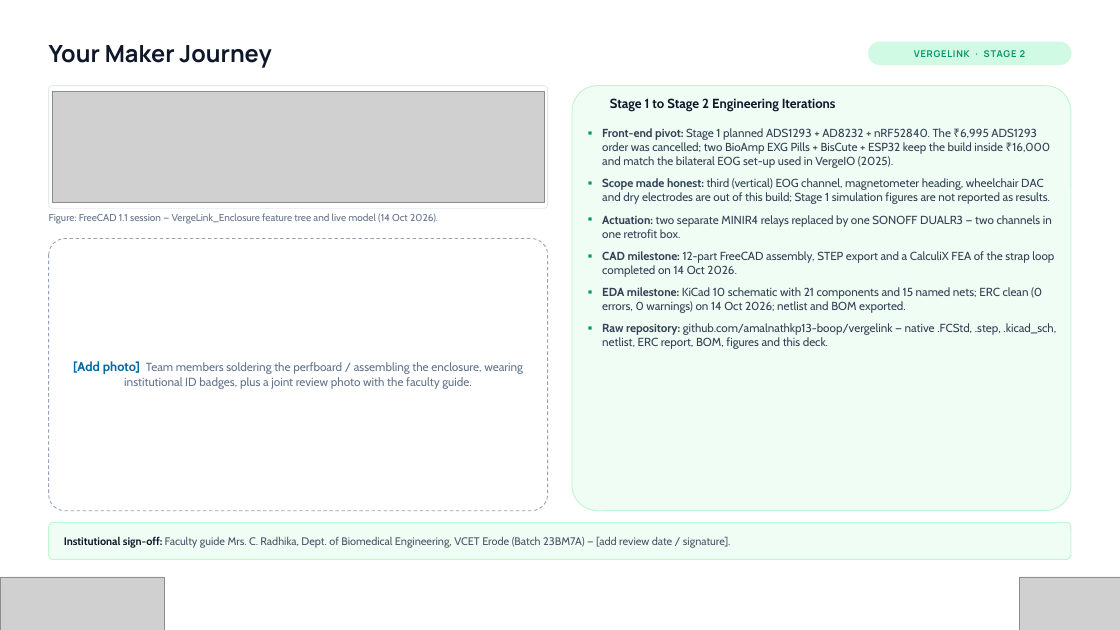
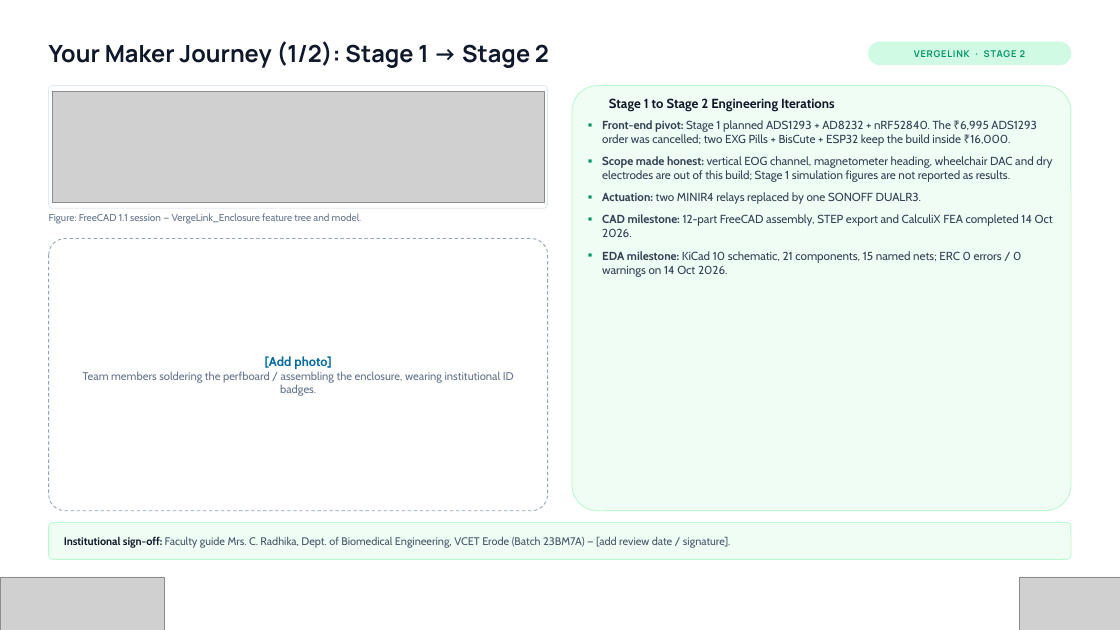
Before and after one commit to amalnathkp13-boop/vergelink, a slide deck: slide 12 of presentation/VergeLink_Vishwakarma_Stage2.pptx (slide 7 before the commit). Drawn at 1120x630 pixels with LibreOffice and Linux fonts; fonts in the diff are those of the drawing; grey boxes stand for pictures; background and template pictures are left out. Boxes give left, top, right and bottom in pixels: in the first picture for what was removed or moved away, otherwise in the second. Text is boxed around its words. In the diff, an @@ line names an element or a change of style, - is before the commit and + after.

```diff
--- a/presentation/VergeLink_Vishwakarma_Stage2.pptx
+++ b/presentation/VergeLink_Vishwakarma_Stage2.pptx
@@ text at (49, 41, 549, 68): text changed @@
-Your Maker Journey
+Your Maker Journey (1/2): Stage 1 → Stage 2
@@ text at (602, 120, 1053, 277): text changed @@
-▪ Front-end pivot: Stage 1 planned ADS1293 + AD8232 + nRF52840. The ₹6,995 ADS1293 order was cancelled; two BioAmp EXG Pills + BisCute + ESP32 keep the build inside ₹16,000 and match the bilateral EOG set-up used in VergeIO (2025).
-▪ Scope made honest: third (vertical) EOG channel, magnetometer heading, wheelchair DAC and dry electrodes are out of this build; Stage 1 simulation figures are not reported as results.
-▪ Actuation: two separate MINIR4 relays replaced by one SONOFF DUALR3 — two channels in one retrofit box.
-▪ CAD milestone: 12-part FreeCAD assembly, STEP export and a CalculiX FEA of the strap loop completed on 14 Oct 2026.
-▪ EDA milestone: KiCad 10 schematic with 21 components and 15 named nets; ERC clean (0 errors, 0 warnings) on 14 Oct 2026; netlist and BOM exported.
-▪ Raw repository: github.com/amalnathkp13-boop/vergelink — native .FCStd, .step, .kicad_sch, netlist, ERC report, BOM, figures and this deck.
+▪ Front-end pivot: Stage 1 planned ADS1293 + AD8232 + nRF52840. The ₹6,995 ADS1293 order was cancelled; two EXG Pills + BisCute + ESP32 keep the build inside ₹16,000.
+▪ Scope made honest: vertical EOG channel, magnetometer heading, wheelchair DAC and dry electrodes are out of this build; Stage 1 simulation figures are not reported as results.
+▪ Actuation: two MINIR4 relays replaced by one SONOFF DUALR3.
+▪ CAD milestone: 12-part FreeCAD assembly, STEP export and CalculiX FEA completed 14 Oct 2026.
+▪ EDA milestone: KiCad 10 schematic, 21 components, 15 named nets; ERC 0 errors / 0 warnings on 14 Oct 2026.
@@ text at (49, 213, 361, 224): text changed @@
-Figure: FreeCAD 1.1 session — VergeLink_Enclosure feature tree and live model (14 Oct 2026).
+Figure: FreeCAD 1.1 session — VergeLink_Enclosure feature tree and model.
@@ text at (83, 356, 514, 396): text changed; size 10.1 to 9.6 pt @@
-[Add photo] Team members soldering the perfboard / assembling the enclosure, wearing institutional ID badges, plus a joint review photo with the faculty guide.
+[Add photo]
+Team members soldering the perfboard / assembling the enclosure, wearing institutional ID badges.
```
Also in this commit, not shown: 10 other slides changed, 7 slides added, 2 other files.
